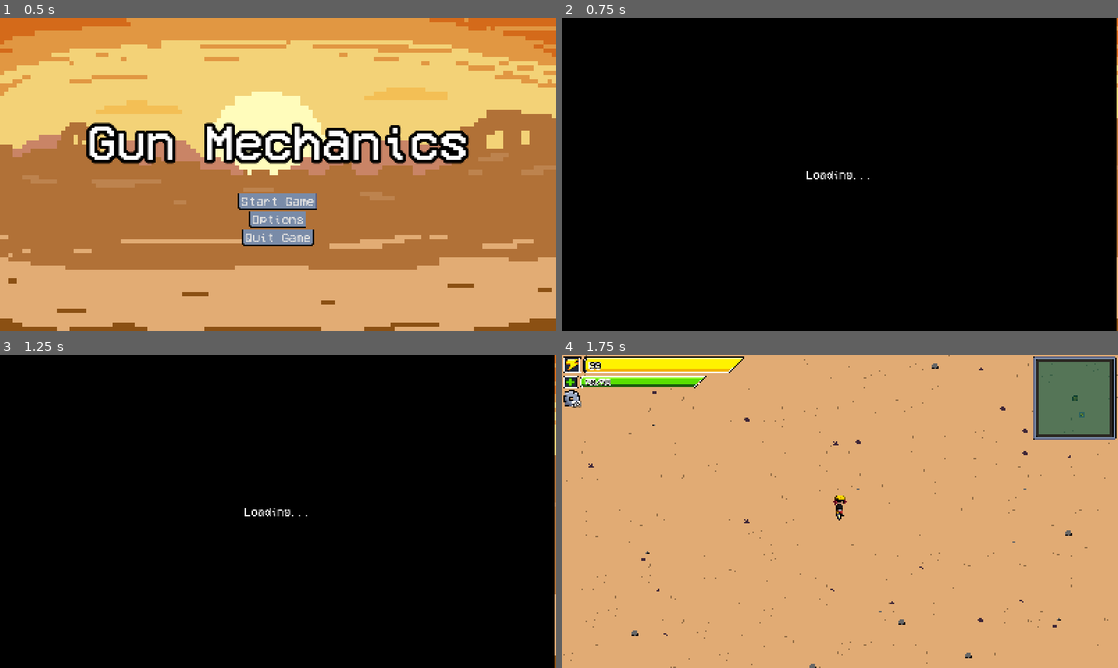
Above: before the commit, frames 1-4 (two rows, left to right).
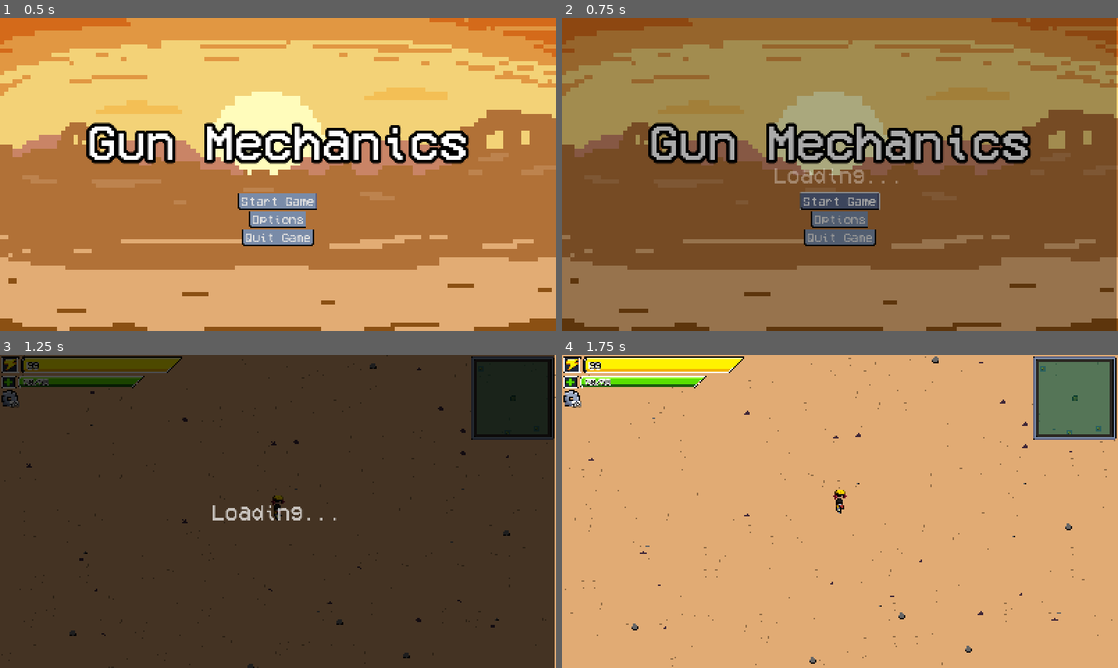
Above: after the commit, the same moments.

Repository: Crash-Out-Engine/NUS-Orbital-2025
Game: Godot game, scene res://scenes/game_menu.tscn
Same seed, same stepped clock (60 frames per second), same inputs: the game is played once before the commit and once after it.
Inputs (mouse positions are in pixels of both pictures, inside the frame that each line leads up to):
- Up to frame 1 (0.5 s): no input
- Up to frame 2 (0.75 s): click "Start Game" at 0.5 s
- Up to frame 3 (1.25 s): no input
- Up to frame 4 (1.75 s): click (840, 539) at 1.25 s, where only the run before the commit has a clickable "Start Game"

Frame 1 is identical in both runs. In frame 2, 97% of the frame differs, in the area x 0-100%, y 0-100%; in frame 3, 99%; in frame 4, 1.4%.

Commit message:
fix: fix being able to pause mid transition of loading screen
- refactor debug menu

Diff:
--- a/scenes/game.tscn
+++ b/scenes/game.tscn
@@ -201,6 +201,7 @@
 player = NodePath("../Player")
 
 [node name="CameraDebug" type="Node2D" parent="EntityContainer/Camera2D"]
+visible = false
 script = ExtResource("4_37s47")
 metadata/_custom_type_script = "uid://rpe1k6t1qksx"
 
@@ -473,13 +474,14 @@
 horizontal_alignment = 1
 vertical_alignment = 1
 
-[node name="PauseMenu" type="Control" parent="UI"]
+[node name="PauseMenu" type="Control" parent="UI" node_paths=PackedStringArray("game")]
 process_mode = 2
 layout_mode = 3
 anchors_preset = 0
 offset_right = 1600.0
 offset_bottom = 900.0
 script = ExtResource("14_bt5mj")
+game = NodePath("../..")
 
 [node name="PanelContainer" type="PanelContainer" parent="UI/PauseMenu"]
 layout_mode = 1
@@ -685,19 +687,21 @@
 theme_override_fonts/font = ExtResource("9_kvuet")
 text = "Close Game"
 
-[node name="SandTileMap" type="TileMapLayer" parent="."]
+[node name="SandTileMap" type="TileMapLayer" parent="." node_paths=PackedStringArray("player")]
 z_index = -100
 tile_set = SubResource("TileSet_dinhu")
 script = ExtResource("9_vtaks")
 noise = SubResource("FastNoiseLite_vtaks")
 curve = SubResource("Curve_kvpfn")
 tileset_dimensions = Vector2i(4, 4)
+player = NodePath("../EntityContainer/Player")
 
 [node name="ChunkDebug" type="Node2D" parent="SandTileMap"]
+visible = false
 z_index = 100
 script = ExtResource("10_vtaks")
 
-[node name="OverlayTileMap" type="TileMapLayer" parent="."]
+[node name="OverlayTileMap" type="TileMapLayer" parent="." node_paths=PackedStringArray("player")]
 z_index = -100
 tile_set = SubResource("TileSet_1kice")
 script = ExtResource("9_vtaks")
@@ -705,8 +709,10 @@
 curve = SubResource("Curve_5newe")
 tileset_dimensions = Vector2i(3, 4)
 zeroth_tile = Vector2i(4, 0)
+player = NodePath("../EntityContainer/Player")
 
 [node name="ChunkDebug" type="Node2D" parent="OverlayTileMap"]
+visible = false
 z_index = 100
 script = ExtResource("10_vtaks")
 
--- a/scenes/game_menu.tscn
+++ b/scenes/game_menu.tscn
@@ -152,6 +152,7 @@
 
 [node name="AudioStreamPlayer" type="AudioStreamPlayer" parent="."]
 stream = ExtResource("4_mw6r2")
+volume_db = -5.0
 autoplay = true
 bus = &"Music"
 
--- a/scenes/loading_screen.tscn
+++ b/scenes/loading_screen.tscn
@@ -11,7 +11,44 @@
 
 [sub_resource type="LabelSettings" id="LabelSettings_qygbf"]
 font = ExtResource("2_ku3bi")
-font_size = 32
+font_size = 64
+
+[sub_resource type="Animation" id="Animation_hprjd"]
+resource_name = "init"
+length = 0.5
+tracks/0/type = "value"
+tracks/0/imported = false
+tracks/0/enabled = true
+tracks/0/path = NodePath("Control/TextureRect:modulate")
+tracks/0/interp = 1
+tracks/0/loop_wrap = true
+tracks/0/keys = {
+"times": PackedFloat32Array(0, 0.5),
+"transitions": PackedFloat32Array(1, 1),
+"update": 0,
+"values": [Color(1, 1, 1, 0), Color(1, 1, 1, 1)]
+}
+
+[sub_resource type="Animation" id="Animation_ku3bi"]
+length = 0.001
+tracks/0/type = "value"
+tracks/0/imported = false
+tracks/0/enabled = true
+tracks/0/path = NodePath("Control/TextureRect:modulate")
+tracks/0/interp = 1
+tracks/0/loop_wrap = true
+tracks/0/keys = {
+"times": PackedFloat32Array(0),
+"transitions": PackedFloat32Array(1),
+"update": 0,
+"values": [Color(1, 1, 1, 1)]
+}
+
+[sub_resource type="AnimationLibrary" id="AnimationLibrary_5phy8"]
+_data = {
+&"RESET": SubResource("Animation_ku3bi"),
+&"init": SubResource("Animation_hprjd")
+}
 
 [node name="LoadingScreen" type="CanvasLayer"]
 script = ExtResource("1_hprjd")
@@ -49,3 +86,8 @@
 label_settings = SubResource("LabelSettings_qygbf")
 horizontal_alignment = 1
 vertical_alignment = 1
+
+[node name="AnimationPlayer" type="AnimationPlayer" parent="."]
+libraries = {
+&"": SubResource("AnimationLibrary_5phy8")
+}
--- a/scripts/functions.gd
+++ b/scripts/functions.gd
@@ -1,6 +1,7 @@
 extends Node
 
-func load_screen_to_scene(target: String) -> void:
+func load_screen_to_scene(target: String, parameters: Dictionary = {}) -> void:
 	var loading_screen = preload("res://scenes/loading_screen.tscn").instantiate()
 	loading_screen.next_scene_path = target
+	loading_screen.parameters = parameters
 	get_tree().current_scene.add_child(loading_screen)
--- a/scripts/game_scene/chunk_debug.gd
+++ b/scripts/game_scene/chunk_debug.gd
@@ -15,17 +15,18 @@
 	var end = cam_center + cam_size / 2
 
 	var chunk_coords_size := parent.chunk_size * parent.tile_set.tile_size
+	var offset = Vector2i(parent.tile_set.tile_size)
 	var start_chunk := floor(start / Vector2(chunk_coords_size)) as Vector2i
 	var end_chunk := ceil(end / Vector2(chunk_coords_size)) as Vector2i
 	var chunk_rect := end_chunk - start_chunk
 	for x in range(chunk_rect.x):
-		var chunk_position = (start_chunk + Vector2i(x, 0)) * chunk_coords_size
+		var chunk_position = (start_chunk + Vector2i(x, 0)) * chunk_coords_size + offset
 		draw_line(
 			chunk_position,
 			chunk_position + Vector2i(0, chunk_coords_size.y) * chunk_rect,
 			Color.GREEN)
 	for y in range(chunk_rect.y):
-		var chunk_position = (start_chunk + Vector2i(0, y)) * chunk_coords_size
+		var chunk_position = (start_chunk + Vector2i(0, y)) * chunk_coords_size + offset
 		draw_line(
 			chunk_position,
 			chunk_position + Vector2i(chunk_coords_size.x, 0) * chunk_rect,
--- a/scripts/game_scene/chunk_tile_map.gd
+++ b/scripts/game_scene/chunk_tile_map.gd
@@ -11,7 +11,7 @@
 var _loaded_chunks: Array[Vector2i] = []
 var _prev_player_chunk_position: Vector2i = Vector2i.MIN
 
-@onready var player: Player = $"/root/Game/EntityContainer/Player"
+@export var player: Player
 
 
 func _process(_delta: float) -> void:
--- a/scripts/game_scene/game.gd
+++ b/scripts/game_scene/game.gd
@@ -8,25 +8,27 @@
 var power_delta: float = 1.0
 
 var game_ongoing: bool
+var transitioning
 
 @onready var target_provider := load("res://resources/target_provider.tres") as TargetProvider
 @onready var player := $EntityContainer/Player as Player
 @onready var entity_container := $EntityContainer as Node
 
 func _ready() -> void:
+	game_ongoing = false
+	transitioning = true
 	target_provider.set_entity_container($EntityContainer)
 	MotionTracker.attach_to(player) # TODO: move entity container to its own system
 	try_connect_ranged(player)
 	player.no_lives.connect(func(): end_game("You died"))
 	player.turret_spawned.connect(add_entity)
-	game_ongoing = true
-
 
 func _physics_process(delta: float) -> void:
 	power -= delta * power_delta
 	if power <= 0:
 		if game_ongoing:
 			end_game("Power has run out")
+
 
 
 func try_connect_ranged(entity: Node2D):
--- a/scripts/game_scene/ui/debug/debug_panel.gd
+++ b/scripts/game_scene/ui/debug/debug_panel.gd
@@ -12,7 +12,7 @@
 					1.0 / Performance.get_monitor(Performance.TIME_PHYSICS_PROCESS)])
 	tree.entities.set_text(0,
 			"Entities: %s / Misc: %s"
-			% [$/root/Game/EntityContainer.get_child_count(), $/root/Game/MiscContainer.get_child_count()])
+			% [get_tree().current_scene.find_child("EntityContainer").get_child_count(), get_tree().current_scene.find_child("MiscContainer").get_child_count()])
 
 
 func try_debug():
--- a/scripts/game_scene/ui/pause_menu.gd
+++ b/scripts/game_scene/ui/pause_menu.gd
@@ -1,4 +1,6 @@
 extends Control
+
+@export var game : Game
 
 @onready var _master_bus = AudioServer.get_bus_index("Master")
 @onready var _master_vol_slider = (
--- a/scripts/game_scene/ui/ui.gd
+++ b/scripts/game_scene/ui/ui.gd
@@ -1,6 +1,8 @@
 extends CanvasLayer
 
+@onready var game = get_parent() as Game
 
 func _process(_delta: float) -> void:
-	$PauseMenu.try_esc()
-	$DebugPanel.try_debug()
+	if !game.transitioning:
+		$PauseMenu.try_esc()
+		$DebugPanel.try_debug()
--- a/scripts/loading_screen.gd
+++ b/scripts/loading_screen.gd
@@ -1,13 +1,29 @@
 extends CanvasLayer
 
 @export_file("*.tscn") var next_scene_path: String
+@export var parameters: Dictionary
+
+@onready var anim_player = $AnimationPlayer as AnimationPlayer
 
 func _ready():
 	ResourceLoader.load_threaded_request(next_scene_path)
+	anim_player.play("init")
+	if "transitioning" in get_tree().current_scene: get_tree().current_scene.transitioning = true
 
 func _process(_delta: float) -> void:
 	if ResourceLoader.load_threaded_get_status(next_scene_path) == ResourceLoader.THREAD_LOAD_LOADED:
 		set_process(false)
-		await get_tree().create_timer(1).timeout
+		if anim_player.is_playing():
+			await anim_player.animation_finished
+		anim_player.play_backwards("init")
 		var new_scene: PackedScene = ResourceLoader.load_threaded_get(next_scene_path)
-		get_tree().change_scene_to_packed(new_scene)
+		var new_node = new_scene.instantiate()
+		if "parameters" in new_node: new_node.parameters = parameters #TODO: implement parameters in scenes that can be passed by the loading screen
+		var current_scene = get_tree().current_scene
+		get_tree().get_root().add_child(new_node)
+		get_tree().current_scene = new_node
+		reparent(get_tree().current_scene)
+		current_scene.queue_free()
+		await anim_player.animation_finished
+		if "transitioning" in new_node: new_node.transitioning = false
+		queue_free()
--- a/scripts/player_scene/player.gd
+++ b/scripts/player_scene/player.gd
@@ -28,7 +28,7 @@
 @export var health_capacity: HealthCapacityProp
 @export var melee_cooldown: MeleeCooldownProp
 
-var can_control = true
+var can_control = false
 var hand_action = Hand.HOLDING_GUN
 var hand_locked: bool = false
 var direction: Callable = func(_delta: float) -> Vector2:
@@ -54,6 +54,7 @@
 func _ready() -> void:
 	health_changed.emit(1.0)
 	ranged.active = false
+	can_control = true
 
 
 func _process(delta: float) -> void:
--- a/scripts/player_scene/visuals.gd
+++ b/scripts/player_scene/visuals.gd
@@ -71,7 +71,8 @@
 
 
 func play_bleed(_new_ratio):
-	player_sprite.modulate.v = V_MODULATE
+	if player.can_control:
+		player_sprite.modulate.v = V_MODULATE
 
 
 func _on_gun_sprite_animation_finished() -> void:
Not shown: 1 places in scenes/loading_screen.tscn that only renumber resources
